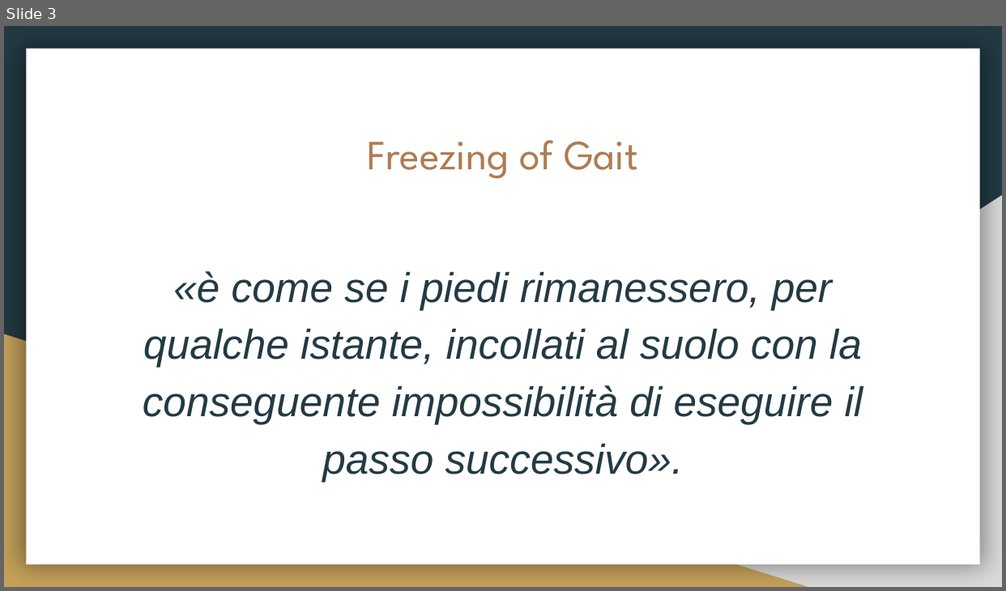
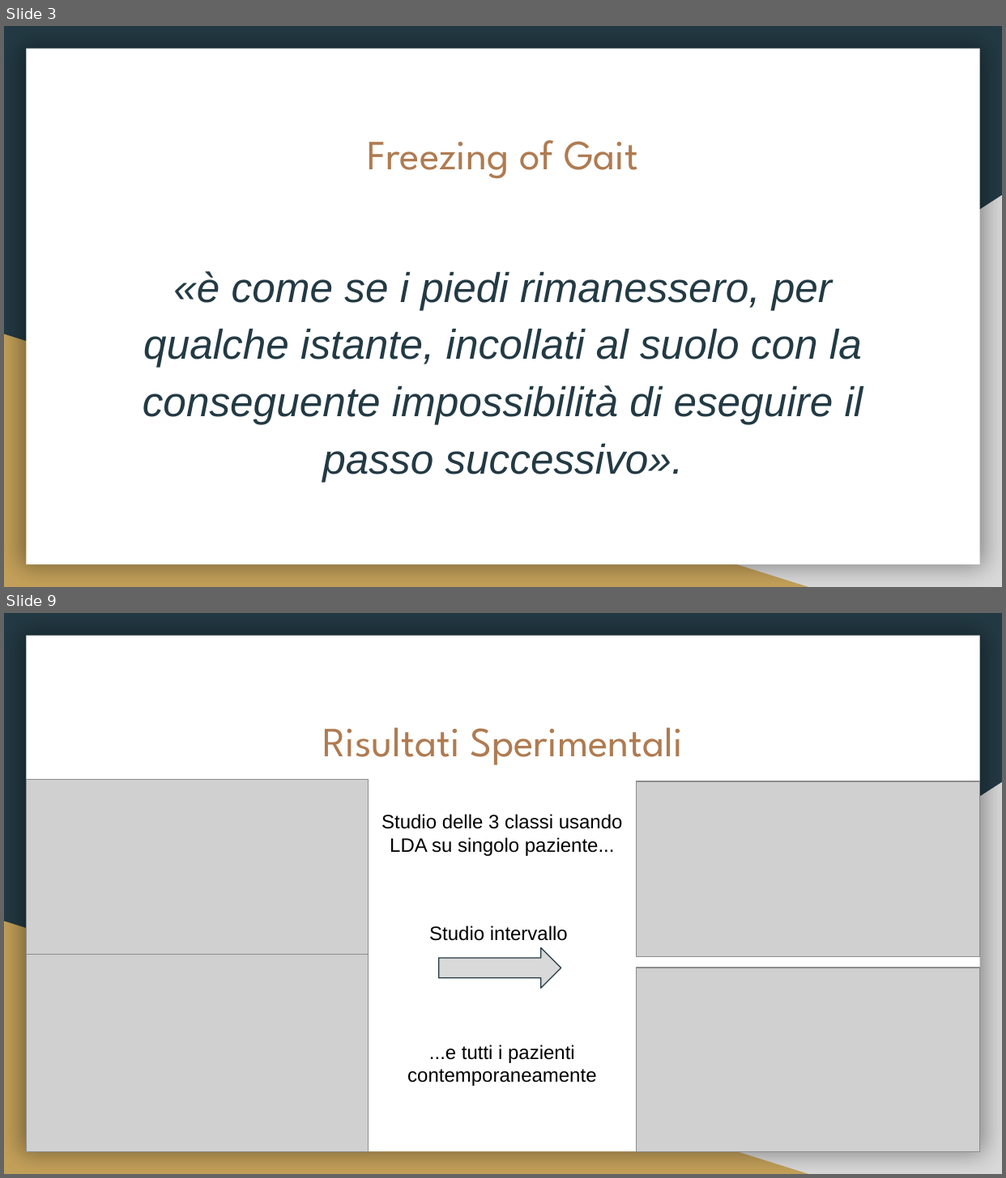
Before and after one commit to fuserale/tesi, a slide deck: tex_tesi/Apprendimento non supervisionato per l’identificazione di contesti di Freezing of Gait (FOG) in pazienti affetti da Morbo di Parkinson.pptx. Shown one above the other, each under a label of ours: slide 3 before the commit, slides 3 and 9 after it; the slides between them are not shown. The pictures are 1006x591 and 1006x1178 pixels, drawn with LibreOffice and Linux fonts; fonts in the diff are those of the drawing; grey boxes stand for pictures. Boxes give left, top, right and bottom in pixels: in the first picture for what was removed or moved away, otherwise in the second. Text is boxed around its words. In the diff, an @@ line names an element or a change of style, - is before the commit and + after.

```diff
--- a/tex_tesi/Apprendimento non supervisionato per l’identificazione di contesti di Freezing of Gait (FOG) in pazienti affetti da Morbo di Parkinson.pptx
+++ b/tex_tesi/Apprendimento non supervisionato per l’identificazione di contesti di Freezing of Gait (FOG) in pazienti affetti da Morbo di Parkinson.pptx
@@ slide 9 added at (4,613,1002,1174), background #233A44; not listed: 3 template elements that a slide beside it also shows @@
@@ title added at (322,727,683,765), 30 pt, text #AF7B51 @@
+Risultati Sperimentali
@@ picture added at (27,780,368,956) @@
@@ picture added at (637,781,980,957) @@
@@ text added at (381,814,623,856), 14 pt, text #000000 @@
+Studio delle 3 classi usando LDA su singolo paziente...
@@ text added at (429,926,568,941), 14 pt, text #000000 @@
+Studio intervallo
@@ right arrow added at (439,948,562,988), fill #D9D9D9, outline #233A44 0.75 pt @@
@@ picture added at (27,954,368,1152) @@
@@ picture added at (637,969,980,1153) @@
@@ text added at (407,1045,596,1086), 14 pt, text #000000 @@
+...e tutti i pazienti contemporaneamente
```
Also in this commit, not shown: 7 slides changed, 1 other slide added, 2 slides removed, 8 other files.
